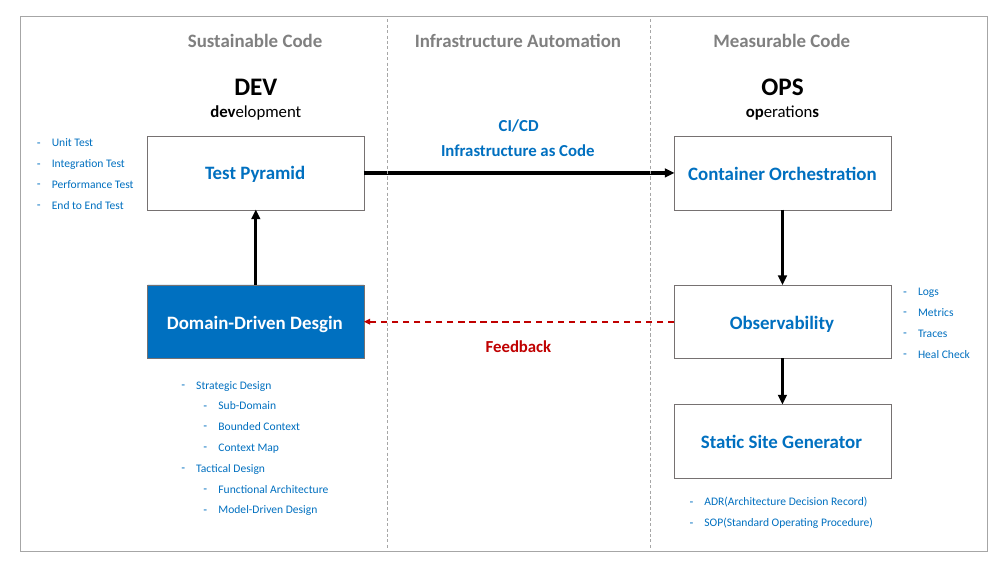
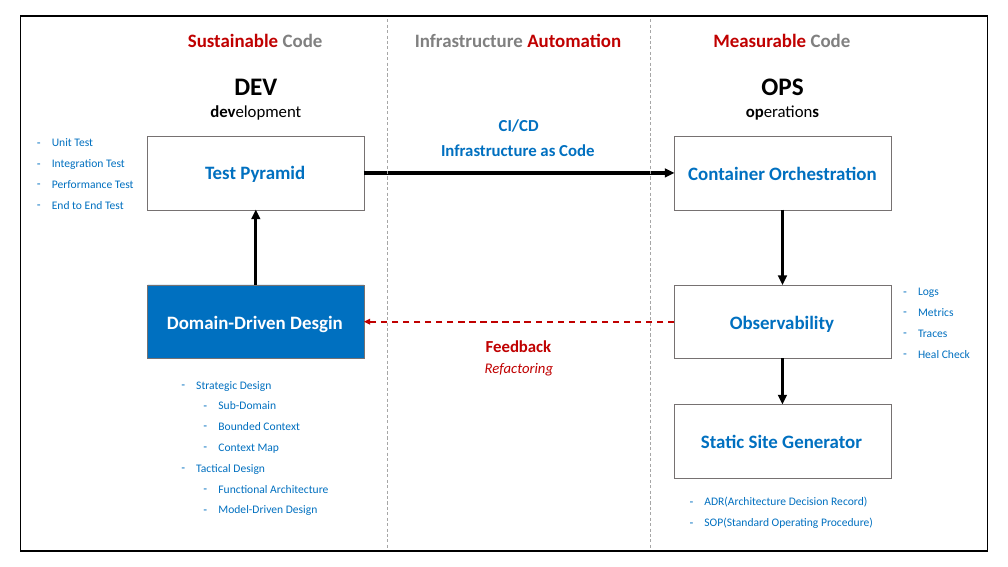
Before and after one commit to hhko/beyondcode, a slide deck: slide 3 of README.pptx (slide 2 before the commit). Drawn at 1008x567 pixels with LibreOffice and Linux fonts; fonts in the diff are those of the drawing. Boxes give left, top, right and bottom in pixels: in the first picture for what was removed or moved away, otherwise in the second. Text is boxed around its words. In the diff, an @@ line names an element or a change of style, - is before the commit and + after.

```diff
--- a/README.pptx
+++ b/README.pptx
@@ rectangle at bbox=[20, 16, 988, 551]: outline #A6A6A6 0.5 pt to #000000 1.5 pt @@
@@ text "Sustainable Code" at bbox=[188, 33, 323, 47]: text colour #808080 to #C00000 in "Sustainable" @@
@@ text "Infrastructure Automation" at bbox=[415, 33, 621, 47]: text colour #808080 to #C00000 in "Automation" @@
@@ text "Measurable Code" at bbox=[713, 33, 851, 47]: text colour #808080 to #C00000 in "Measurable" @@
@@ text added at bbox=[485, 363, 554, 376], 14 pt, text #C00000, italic @@
+Refactoring
```
Also in this commit, not shown: 1 slide added.
